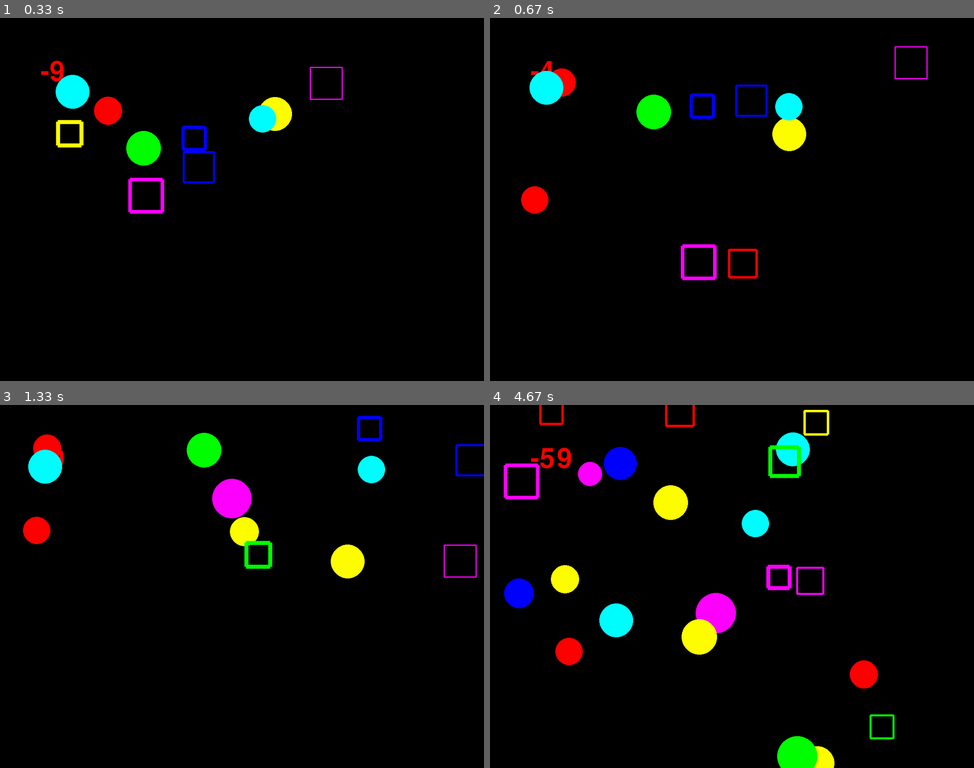
Above: before the commit, frames 1-4 (two rows, left to right).
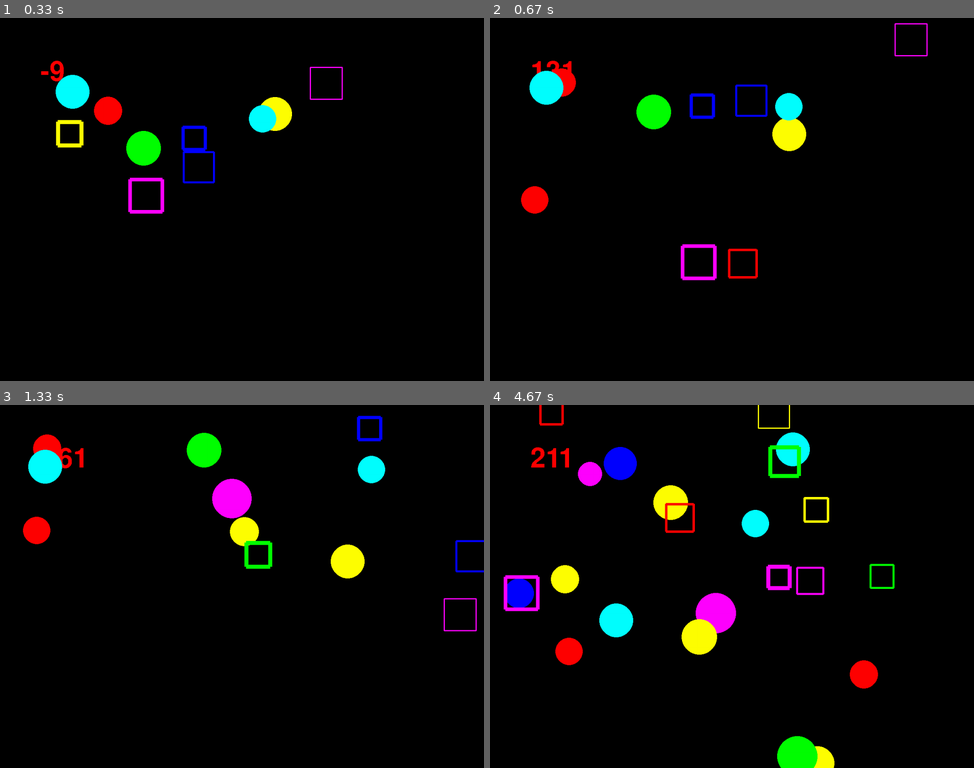
Above: after the commit, the same moments.

Repository: babichevko/proga_babichev_2021
Game: pygame game, started from поймайшарик.py
Same seed, same stepped clock (60 frames per second), same inputs: the game is played once before the commit and once after it.
Inputs (mouse positions are in pixels of both pictures, inside the frame that each line leads up to):
- Up to frame 1 (0.33 s): no input
- Up to frame 2 (0.67 s): click (552, 134) at 0.38 s
- Up to frame 3 (1.33 s): click (246, 608) at 0.72 s; click (91, 532) at 1.05 s
- Up to frame 4 (4.67 s): click (911, 713) at 1.38 s; click (741, 463) at 1.72 s; click (707, 680) at 2.05 s; click (717, 524) at 2.38 s; click (664, 510) at 2.72 s; click (857, 553) at 3.05 s; click (882, 579) at 3.38 s; click (833, 521) at 3.72 s; click (591, 517) at 4.05 s; click (751, 571) at 4.38 s

Frame 1 is identical in both runs. In frame 2, 0.3% of the frame differs, in the area x 8-91%, y 1-17%; in frame 3, 0.6%; in frame 4, 1.8%, in the area x 2-84%, y 0-93%.

Commit message:
теперь квадраты движутся специфически - с ускорением, поэтому за них даётся ещё больше очков

Diff:
--- a/поймайшарик.py
+++ b/поймайшарик.py
@@ -180,7 +180,7 @@
                         polygon_acceleration()
                         a2[i] = a2[len(v2) - 1]
                         a2.pop(len(a2) - 1)
-                        chislo_ochkov += 15
+                        chislo_ochkov += 150
                         h = 1
             #Если не попали - число шаров и квадратов увеличивается
             if g != 1:
@@ -250,19 +250,19 @@
             v2[i][0] = -k * v[i][0] / 10
             a2[i][0] = randint(-1, 1)
             "Ограничим скорость квадратов"
-            if v2[i][0] < -30:
-                v2[i][0] = 10
-            if v2[i][0] > 30:
-                v2[i][0] = -10
+            if v2[i][0] < -20:
+                v2[i][0] = 5
+            if v2[i][0] > 20:
+                v2[i][0] = -5
 
         if polygons[i][2] < 0 and v2[i][1] < 0 or polygons[i][2] + polygons[i][3] > 1200 and v2[i][1] > 0:
             t = randint(5, 18)
             v2[i][1] = -t * v2[i][1] / 10
             a2[i][1] = randint(-1, 1)
             "Ограничим скорость квадратов"
-            if v2[i][1] < -30:
+            if v2[i][1] < -20:
                 v2[i][1] = 5
-            if v2[i][1] > 30:
+            if v2[i][1] > 20:
                 v2[i][1] = -5
 
     pygame.display.update()
